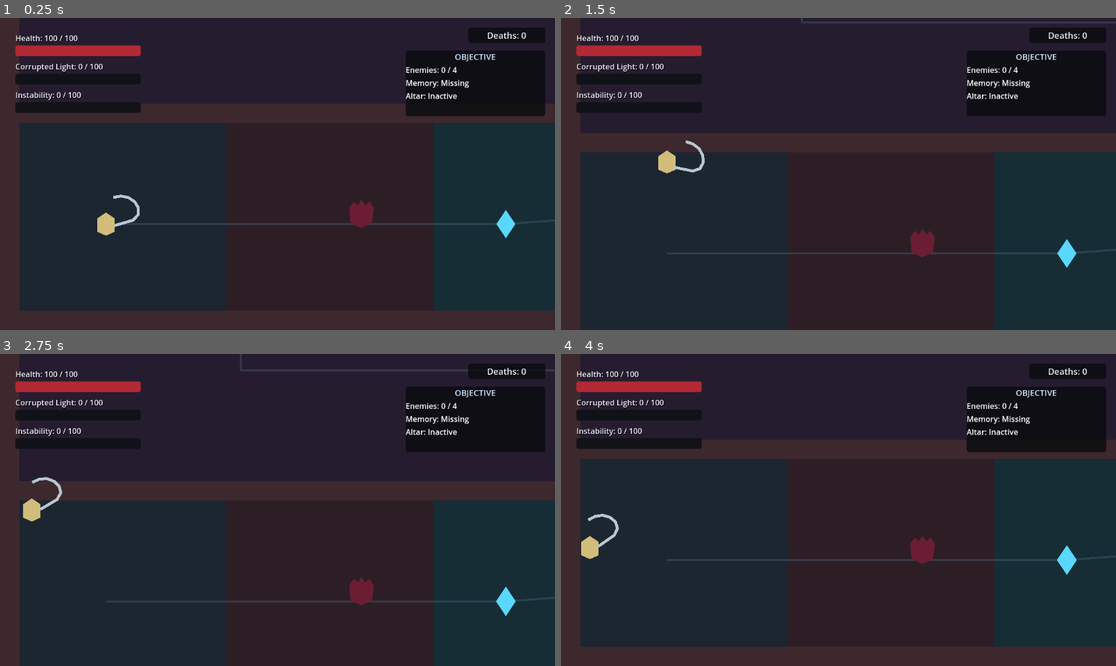
Above: before the commit, frames 1-4 (two rows, left to right).
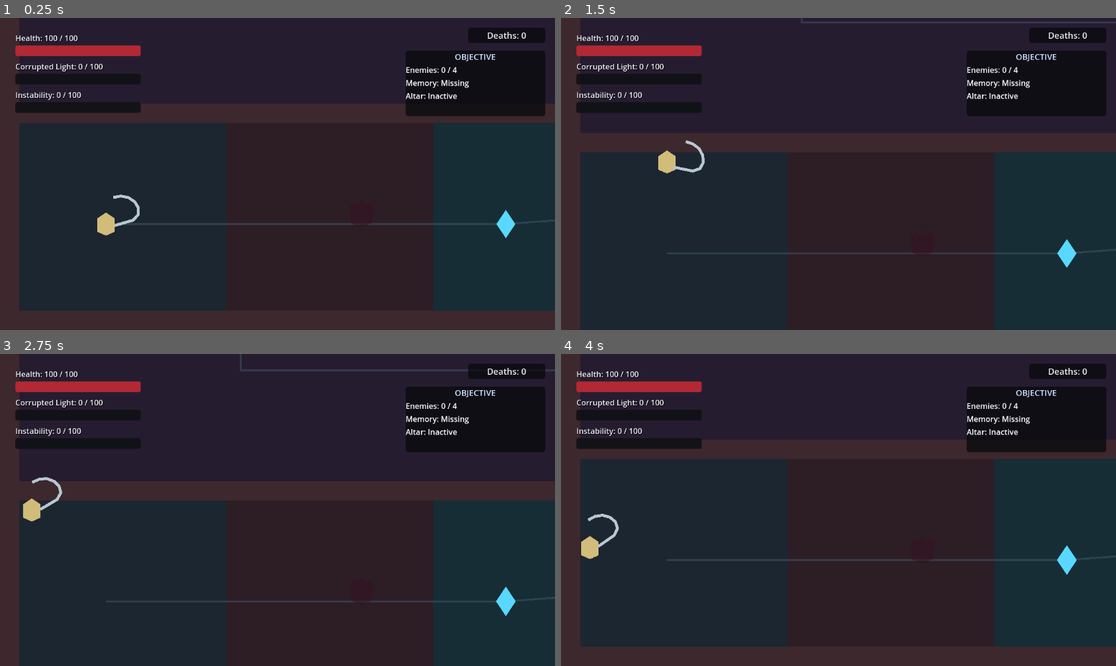
Above: after the commit, the same moments.

Repository: Fsemjr/ProjetoSolaris
Game: Godot game, scene res://scenes/levels/prototype_arena/prototype_arena.tscn
Same seed, same stepped clock (60 frames per second), same inputs: the game is played once before the commit and once after it.
Inputs (mouse positions are in pixels of both pictures, inside the frame that each line leads up to):
- Up to frame 1 (0.25 s): no input
- Up to frame 2 (1.5 s): tap Enter (restart_run) at 0.5 s; move the mouse to (810, 236) at 0.52 s; hold W (move_up) from 0.53 s (still down); click (810, 236) at 0.6 s; move the mouse to (1005, 220) at 1.27 s; tap Space (dodge) at 1.35 s
- Up to frame 3 (2.75 s): move the mouse to (111, 463) at 2.02 s; release W (move_up) at 2.03 s; hold A (move_left) from 2.03 s (still down); tap E (interact) at 2.1 s
- Up to frame 4 (4 s): move the mouse to (866, 510) at 2.77 s; click (866, 510) at 2.85 s; move the mouse to (755, 432) at 3.52 s; release A (move_left) at 3.53 s; hold S (move_down) from 3.53 s (still down); tap Space (dodge) at 3.6 s

The runs differ from the first frame. In frame 1, 0.3% of the frame differs, in the area x 62-68%, y 58-68%; in frame 2, 0.3%, in the area x 62-68%, y 67-77%; in frame 3, 0.3%; in frame 4, 0.3%.
Error after the commit: Invalid cast: could not convert value to 'StringName'. (res://scripts/world/prototype_arena.gd:261)

Commit message:
feat: add progressive enemy encounters

Diff:
--- a/autoload/game_state.gd
+++ b/autoload/game_state.gd
@@ -14,6 +14,8 @@
 )
 signal arena_exit_unlocked
 signal arena_completed
+signal encounter_activated(encounter_id: StringName)
+signal encounter_completed(encounter_id: StringName)
 
 var death_count: int = 0
 var current_respawn_position: Vector2 = Vector2.ZERO
@@ -23,6 +25,8 @@
 var defeated_enemy_spawn_ids: Array[StringName] = []
 var arena_exit_is_unlocked: bool = false
 var arena_is_completed: bool = false
+var activated_encounter_ids: Array[StringName] = []
+var completed_encounter_ids: Array[StringName] = []
 
 var _required_enemy_spawn_count: int = 0
 var _last_progress_spawn_count: int = -1
@@ -101,6 +105,39 @@
 
 func get_defeated_enemy_spawn_count() -> int:
 	return defeated_enemy_spawn_ids.size()
+
+
+func activate_encounter(encounter_id: StringName) -> bool:
+	if encounter_id == &"" or activated_encounter_ids.has(encounter_id):
+		return false
+	activated_encounter_ids.append(encounter_id)
+	encounter_activated.emit(encounter_id)
+	return true
+
+
+func complete_encounter(encounter_id: StringName) -> bool:
+	if (
+		encounter_id == &""
+		or not activated_encounter_ids.has(encounter_id)
+		or completed_encounter_ids.has(encounter_id)
+	):
+		return false
+	completed_encounter_ids.append(encounter_id)
+	encounter_completed.emit(encounter_id)
+	return true
+
+
+func is_encounter_activated(encounter_id: StringName) -> bool:
+	return encounter_id != &"" and activated_encounter_ids.has(encounter_id)
+
+
+func is_encounter_completed(encounter_id: StringName) -> bool:
+	return encounter_id != &"" and completed_encounter_ids.has(encounter_id)
+
+
+func clear_encounter_progress() -> void:
+	activated_encounter_ids.clear()
+	completed_encounter_ids.clear()
 
 
 func evaluate_arena_objective(required_spawn_count: int) -> bool:
@@ -193,3 +230,4 @@
 	clear_respawn_point()
 	clear_memories()
 	clear_arena_progress()
+	clear_encounter_progress()
--- a/scenes/levels/prototype_arena/prototype_arena.tscn
+++ b/scenes/levels/prototype_arena/prototype_arena.tscn
@@ -7,6 +7,7 @@
 [ext_resource type="PackedScene" path="res://scenes/objects/respawn_altar/respawn_altar.tscn" id="5_altar"]
 [ext_resource type="PackedScene" path="res://scenes/objects/memory_fragment/memory_fragment.tscn" id="6_memory"]
 [ext_resource type="PackedScene" path="res://scenes/objects/arena_exit/arena_exit.tscn" id="7_exit"]
+[ext_resource type="PackedScene" path="res://scenes/systems/encounter_zone/encounter_zone.tscn" id="8_encounter"]
 
 [sub_resource type="RectangleShape2D" id="RectangleShape2D_horizontal"]
 size = Vector2(2400, 40)
@@ -174,6 +175,26 @@
 
 [node name="Pickups" type="Node2D" parent="."]
 
+[node name="EncounterZones" type="Node2D" parent="."]
+
+[node name="EncounterZone01" parent="EncounterZones" instance=ExtResource("8_encounter")]
+position = Vector2(500, 1165)
+encounter_id = &"encounter_01"
+enemy_spawn_ids = Array[StringName]([&"enemy_spawn_01"])
+zone_size = Vector2(50, 390)
+
+[node name="EncounterZone02" parent="EncounterZones" instance=ExtResource("8_encounter")]
+position = Vector2(2000, 950)
+encounter_id = &"encounter_02"
+enemy_spawn_ids = Array[StringName]([&"enemy_spawn_02", &"enemy_spawn_03"])
+zone_size = Vector2(710, 60)
+
+[node name="EncounterZone03" parent="EncounterZones" instance=ExtResource("8_encounter")]
+position = Vector2(400, 450)
+encounter_id = &"encounter_03"
+enemy_spawn_ids = Array[StringName]([&"enemy_spawn_04"])
+zone_size = Vector2(700, 60)
+
 [node name="PlayerSpawn" type="Marker2D" parent="."]
 position = Vector2(220, 1180)
 
--- /dev/null
+++ b/scenes/systems/encounter_zone/encounter_zone.tscn
@@ -0,0 +1,20 @@
+[gd_scene load_steps=3 format=3]
+
+[ext_resource type="Script" path="res://scripts/systems/encounter_zone.gd" id="1_zone"]
+
+[sub_resource type="RectangleShape2D" id="Rectangle_zone"]
+size = Vector2(100, 100)
+
+[node name="EncounterZone" type="Area2D"]
+collision_layer = 0
+collision_mask = 2
+monitorable = false
+script = ExtResource("1_zone")
+
+[node name="CollisionShape2D" type="CollisionShape2D" parent="."]
+shape = SubResource("Rectangle_zone")
+
+[node name="DebugVisual" type="Polygon2D" parent="."]
+z_index = 5
+color = Color(0.2, 0.75, 1, 0.18)
+polygon = PackedVector2Array(-50, -50, 50, -50, 50, 50, -50, 50)
--- a/scenes/ui/player_hud.tscn
+++ b/scenes/ui/player_hud.tscn
@@ -200,6 +200,32 @@
 text = "Press E to interact"
 horizontal_alignment = 1
 vertical_alignment = 1
+
+[node name="EncounterMessage" type="Label" parent="."]
+visible = false
+custom_minimum_size = Vector2(300, 42)
+layout_mode = 1
+anchors_preset = 10
+anchor_right = 1.0
+offset_left = 340.0
+offset_top = 24.0
+offset_right = -340.0
+offset_bottom = 66.0
+grow_horizontal = 2
+mouse_filter = 2
+theme_override_colors/font_color = Color(0.72, 0.9, 1, 1)
+theme_override_colors/font_shadow_color = Color(0, 0, 0, 0.9)
+theme_override_constants/shadow_offset_x = 2
+theme_override_constants/shadow_offset_y = 2
+theme_override_font_sizes/font_size = 22
+theme_override_styles/normal = SubResource("StyleBoxFlat_prompt_background")
+text = "ENCOUNTER STARTED"
+horizontal_alignment = 1
+vertical_alignment = 1
+
+[node name="EncounterMessageTimer" type="Timer" parent="."]
+wait_time = 1.5
+one_shot = true
 
 [node name="ObjectivePanel" type="PanelContainer" parent="."]
 custom_minimum_size = Vector2(270, 0)
--- a/scripts/enemies/basic_returned/basic_returned.gd
+++ b/scripts/enemies/basic_returned/basic_returned.gd
@@ -39,6 +39,7 @@
 var has_died: bool = false
 var has_dropped_corrupted_light_core: bool = false
 var has_started_death_removal: bool = false
+var is_encounter_active: bool = true
 var _initial_collision_layer: int = 0
 var _initial_collision_mask: int = 0
 var _last_health: float = 0.0
@@ -90,9 +91,64 @@
 	_restore_area(attack_area, attack_area_collision, true, false, false)
 	_restore_area(attack_hitbox, attack_collision, false, false, true)
 
-	visuals.modulate = Color.WHITE
 	current_state = State.IDLE
-	set_physics_process(true)
+	set_encounter_active(is_encounter_active)
+
+
+func set_encounter_active(active: bool) -> void:
+	is_encounter_active = active
+	if current_state == State.DEAD or has_died:
+		if not active:
+			_cancel_attack()
+		return
+
+	chase_target = null
+	is_target_in_attack_range = false
+	velocity = Vector2.ZERO
+	current_state = State.IDLE
+	attack_cooldown_timer.stop()
+	attack_duration_timer.stop()
+	_end_attack_window()
+
+	if active:
+		_restore_area(
+			hurtbox_component,
+			hurtbox_collision,
+			true,
+			true,
+			false
+		)
+		_restore_area(
+			detection_area,
+			detection_collision,
+			true,
+			false,
+			false
+		)
+		_restore_area(
+			attack_area,
+			attack_area_collision,
+			true,
+			false,
+			false
+		)
+		_restore_area(
+			attack_hitbox,
+			attack_collision,
+			false,
+			false,
+			true
+		)
+		visuals.modulate = Color.WHITE
+		set_physics_process(true)
+		return
+
+	_disable_area(hurtbox_component, hurtbox_collision)
+	_disable_area(detection_area, detection_collision)
+	_disable_area(attack_area, attack_area_collision)
+	_disable_area(attack_hitbox, attack_collision)
+	visuals.modulate = Color(0.5, 0.56, 0.64, 0.5)
+	set_physics_process(false)
 
 
 func _restore_area(
@@ -108,6 +164,9 @@
 
 
 func _physics_process(_delta: float) -> void:
+	if not is_encounter_active:
+		velocity = Vector2.ZERO
+		return
 	match current_state:
 		State.CHASE:
 			_chase_player()
@@ -144,7 +203,7 @@
 
 
 func _on_detection_area_body_entered(body: Node2D) -> void:
-	if current_state == State.DEAD:
+	if not is_encounter_active or current_state == State.DEAD:
 		return
 
 	var detected_player: CharacterBody2D = body as CharacterBody2D
@@ -156,14 +215,18 @@
 
 
 func _on_detection_area_body_exited(body: Node2D) -> void:
-	if body != chase_target or current_state == State.DEAD:
+	if (
+		not is_encounter_active
+		or body != chase_target
+		or current_state == State.DEAD
+	):
 		return
 
 	_enter_idle()
 
 
 func _on_attack_area_body_entered(body: Node2D) -> void:
-	if current_state == State.DEAD:
+	if not is_encounter_active or current_state == State.DEAD:
 		return
 
 	var detected_player: CharacterBody2D = body as CharacterBody2D
@@ -177,7 +240,11 @@
 
 
 func _on_attack_area_body_exited(body: Node2D) -> void:
-	if body != chase_target or current_state == State.DEAD:
+	if (
+		not is_encounter_active
+		or body != chase_target
+		or current_state == State.DEAD
+	):
 		return
 
 	is_target_in_attack_range = false
@@ -189,7 +256,11 @@
 
 
 func _try_attack() -> void:
-	if current_state != State.ATTACK or not is_target_in_attack_range:
+	if (
+		not is_encounter_active
+		or current_state != State.ATTACK
+		or not is_target_in_attack_range
+	):
 		return
 	if not attack_cooldown_timer.is_stopped() or not attack_duration_timer.is_stopped():
 		return
--- /dev/null
+++ b/scripts/systems/encounter_zone.gd
@@ -0,0 +1,110 @@
+@tool
+class_name EncounterZone
+extends Area2D
+
+signal encounter_activated(
+	encounter_id: StringName,
+	enemy_spawn_ids: Array[StringName]
+)
+
+@export var encounter_id: StringName = &""
+@export var enemy_spawn_ids: Array[StringName] = []
+@export var activate_once: bool = true
+@export var show_debug_visual: bool = false:
+	set(value):
+		show_debug_visual = value
+		_update_debug_visibility()
+@export var zone_size: Vector2 = Vector2(100.0, 100.0):
+	set(value):
+		zone_size = Vector2(
+			maxf(value.x, 1.0),
+			maxf(value.y, 1.0)
+		)
+		_update_zone_geometry()
+
+var has_activated: bool = false
+
+
+func _ready() -> void:
+	_update_zone_geometry()
+	_update_debug_visibility()
+	if Engine.is_editor_hint():
+		return
+	body_entered.connect(_on_body_entered)
+	if GameState == null or not is_instance_valid(GameState):
+		push_error("EncounterZone requires the GameState Autoload.")
+		_disable_zone()
+		return
+	if encounter_id == &"" or enemy_spawn_ids.is_empty():
+		push_error("EncounterZone requires an ID and enemy spawn IDs.")
+		_disable_zone()
+		return
+	has_activated = GameState.is_encounter_activated(encounter_id)
+	if has_activated and activate_once:
+		_disable_zone()
+
+
+func _on_body_entered(body: Node2D) -> void:
+	if has_activated and activate_once:
+		return
+	var player: CharacterBody2D = body as CharacterBody2D
+	if player == null:
+		return
+	if not GameState.activate_encounter(encounter_id):
+		has_activated = GameState.is_encounter_activated(encounter_id)
+		if has_activated and activate_once:
+			_disable_zone()
+		return
+
+	has_activated = true
+	var activated_spawn_ids: Array[StringName] = (
+		enemy_spawn_ids.duplicate()
+	)
+	encounter_activated.emit(encounter_id, activated_spawn_ids)
+	if activate_once:
+		_disable_zone()
+
+
+func _disable_zone() -> void:
+	set_deferred(&"monitoring", false)
+	var collision: CollisionShape2D = get_node_or_null(
+		^"CollisionShape2D"
+	) as CollisionShape2D
+	if collision != null:
+		collision.set_deferred(&"disabled", true)
+
+
+func _update_zone_geometry() -> void:
+	var collision: CollisionShape2D = get_node_or_null(
+		^"CollisionShape2D"
+	) as CollisionShape2D
+	if collision != null and collision.shape is RectangleShape2D:
+		var rectangle: RectangleShape2D = (
+			collision.shape.duplicate() as RectangleShape2D
+		)
+		rectangle.size = zone_size
+		collision.shape = rectangle
+
+	var debug_visual: Polygon2D = get_node_or_null(
+		^"DebugVisual"
+	) as Polygon2D
+	if debug_visual == null:
+		return
+	var half_size: Vector2 = zone_size * 0.5
+	debug_visual.polygon = PackedVector2Array([
+		Vector2(-half_size.x, -half_size.y),
+		Vector2(half_size.x, -half_size.y),
+		Vector2(half_size.x, half_size.y),
+		Vector2(-half_size.x, half_size.y),
+	])
+
+
+func _update_debug_visibility() -> void:
+	var debug_visual: Polygon2D = get_node_or_null(
+		^"DebugVisual"
+	) as Polygon2D
+	if debug_visual != null:
+		debug_visual.visible = (
+			Engine.is_editor_hint()
+			or show_debug_visual
+		)
--- a/scripts/ui/player_hud.gd
+++ b/scripts/ui/player_hud.gd
@@ -29,6 +29,8 @@
 )
 @onready var death_counter_label: Label = $DeathCounterLabel
 @onready var interaction_prompt: Label = $InteractionPrompt
+@onready var encounter_message: Label = $EncounterMessage
+@onready var encounter_message_timer: Timer = $EncounterMessageTimer
 @onready var death_overlay: ColorRect = $DeathOverlay
 @onready var death_message: Label = $DeathOverlay/DeathMessage
 @onready var objective_title: Label = $ObjectivePanel/ObjectiveContent/Title
@@ -75,6 +77,8 @@
 	death_overlay.modulate.a = 0.0
 	death_overlay.hide()
 	completion_overlay.hide()
+	_hide_encounter_message()
+	encounter_message_timer.timeout.connect(_hide_encounter_message)
 	if GameState != null and is_instance_valid(GameState):
 		if not GameState.death_count_changed.is_connected(
 			_on_death_count_changed
@@ -98,6 +102,18 @@
 			_on_arena_completed
 		):
 			GameState.arena_completed.connect(_on_arena_completed)
+		if not GameState.encounter_activated.is_connected(
+			_on_encounter_activated
+		):
+			GameState.encounter_activated.connect(
+				_on_encounter_activated
+			)
+		if not GameState.encounter_completed.is_connected(
+			_on_encounter_completed
+		):
+			GameState.encounter_completed.connect(
+				_on_encounter_completed
+			)
 		_on_death_count_changed(GameState.death_count)
 		_on_objective_progress_changed(
 			GameState.get_defeated_enemy_spawn_count(),
@@ -148,6 +164,7 @@
 
 
 func _on_player_died() -> void:
+	_hide_encounter_message()
 	_stop_instability_effect()
 	_replace_death_transition()
 	death_overlay.show()
@@ -479,9 +496,32 @@
 
 
 func _on_arena_completed() -> void:
+	_hide_encounter_message()
 	_hide_interaction_prompt()
 	death_overlay.hide()
 	completion_overlay.show()
+
+
+func _on_encounter_activated(_encounter_id: StringName) -> void:
+	_show_encounter_message("ENCOUNTER STARTED")
+
+
+func _on_encounter_completed(_encounter_id: StringName) -> void:
+	_show_encounter_message("ENCOUNTER CLEARED")
+
+
+func _show_encounter_message(message: String) -> void:
+	if death_overlay.visible or completion_overlay.visible:
+		return
+	encounter_message_timer.stop()
+	encounter_message.text = message
+	encounter_message.show()
+	encounter_message_timer.start()
+
+
+func _hide_encounter_message() -> void:
+	encounter_message_timer.stop()
+	encounter_message.hide()
 
 
 func _unhandled_input(event: InputEvent) -> void:
@@ -826,3 +866,15 @@
 			)
 		if GameState.arena_completed.is_connected(_on_arena_completed):
 			GameState.arena_completed.disconnect(_on_arena_completed)
+		if GameState.encounter_activated.is_connected(
+			_on_encounter_activated
+		):
+			GameState.encounter_activated.disconnect(
+				_on_encounter_activated
+			)
+		if GameState.encounter_completed.is_connected(
+			_on_encounter_completed
+		):
+			GameState.encounter_completed.disconnect(
+				_on_encounter_completed
+			)
--- a/scripts/world/prototype_arena.gd
+++ b/scripts/world/prototype_arena.gd
@@ -3,11 +3,14 @@
 @onready var entities: Node2D = $Entities
 @onready var objects: Node2D = $Objects
 @onready var pickups: Node2D = $Pickups
+@onready var encounter_zones: Node2D = $EncounterZones
 @onready var player: CharacterBody2D = $Entities/Player
 @onready var player_spawn: Marker2D = $PlayerSpawn
 @onready var player_hud: PlayerHUD = $CanvasLayer/PlayerHUD
 
 var _common_enemy_spawns: Array[Dictionary] = []
+var _encounter_spawn_ids: Dictionary = {}
+var _spawn_encounter_ids: Dictionary = {}
 
 const REQUIRED_ENEMY_SPAWN_COUNT: int = 4
 
@@ -39,8 +42,10 @@
 			player_hud.observe_arena_exit(arena_exit)
 
 	_register_common_enemy_spawns()
+	_configure_encounters()
 	for entity: Node in entities.get_children():
 		_connect_enemy_signals(entity)
+	_evaluate_all_encounter_completions()
 	_evaluate_arena_objective()
 
 
@@ -126,6 +131,10 @@
 			Transform2D.IDENTITY
 		)
 		enemy.call(&"reset_enemy", spawn_transform)
+		_apply_enemy_encounter_state(
+			enemy,
+			spawn.get("id", &"") as StringName
+		)
 
 
 func _connect_enemy_signals(entity: Node) -> void:
@@ -170,6 +179,7 @@
 	if spawn_id != &"":
 		if GameState.register_defeated_enemy_spawn(spawn_id):
 			_evaluate_arena_objective()
+			_evaluate_encounter_completion_for_spawn(spawn_id)
 	if not enemy.has_method(&"claim_corrupted_light_core_scene"):
 		return
 
@@ -200,6 +210,142 @@
 		if is_instance_valid(enemy_value) and enemy_value == enemy:
 			return spawn.get("id", &"") as StringName
 	return &""
+
+
+func _configure_encounters() -> void:
+	for child: Node in encounter_zones.get_children():
+		var zone: EncounterZone = child as EncounterZone
+		if zone == null:
+			continue
+		if zone.encounter_id == &"" or zone.enemy_spawn_ids.is_empty():
+			push_error("EncounterZone requires an ID and spawn IDs.")
+			continue
+		if _encounter_spawn_ids.has(zone.encounter_id):
+			push_error("Encounter IDs must be unique.")
+			continue
+
+		var valid_spawn_ids: Array[StringName] = []
+		for spawn_id: StringName in zone.enemy_spawn_ids:
+			if spawn_id == &"" or not _has_registered_spawn(spawn_id):
+				push_error("EncounterZone references an invalid spawn ID.")
+				continue
+			if _spawn_encounter_ids.has(spawn_id):
+				push_error("Enemy spawn belongs to more than one encounter.")
+				continue
+			valid_spawn_ids.append(spawn_id)
+			_spawn_encounter_ids[spawn_id] = zone.encounter_id
+
+		if valid_spawn_ids.is_empty():
+			push_error("EncounterZone has no valid registered spawns.")
+			continue
+		_encounter_spawn_ids[zone.encounter_id] = valid_spawn_ids
+		if not zone.encounter_activated.is_connected(
+			_on_encounter_zone_activated
+		):
+			zone.encounter_activated.connect(
+				_on_encounter_zone_activated
+			)
+
+	for spawn: Dictionary in _common_enemy_spawns:
+		var enemy_value: Variant = spawn.get("enemy")
+		if not is_instance_valid(enemy_value):
+			continue
+		_apply_enemy_encounter_state(
+			enemy_value as Node2D,
+			spawn.get("id", &"") as StringName
+		)
+
+
+func _has_registered_spawn(spawn_id: StringName) -> bool:
+	for spawn: Dictionary in _common_enemy_spawns:
+		if spawn.get("id", &"") as StringName == spawn_id:
+			return true
+	return false
+
+
+func _on_encounter_zone_activated(
+	encounter_id: StringName,
+	_enemy_spawn_ids: Array[StringName]
+) -> void:
+	var spawn_ids: Array[StringName] = _get_encounter_spawn_ids(
+		encounter_id
+	)
+	for spawn_id: StringName in spawn_ids:
+		var enemy: Node2D = _find_enemy_for_spawn(spawn_id)
+		if enemy != null:
+			_apply_enemy_encounter_state(enemy, spawn_id)
+	_evaluate_encounter_completion(encounter_id)
+
+
+func _find_enemy_for_spawn(spawn_id: StringName) -> Node2D:
+	for spawn: Dictionary in _common_enemy_spawns:
+		if spawn.get("id", &"") as StringName != spawn_id:
+			continue
+		var enemy_value: Variant = spawn.get("enemy")
+		if is_instance_valid(enemy_value):
+			return enemy_value as Node2D
+	return null
+
+
+func _apply_enemy_encounter_state(
+	enemy: Node2D,
+	spawn_id: StringName
+) -> void:
+	if enemy == null or not enemy.has_method(&"set_encounter_active"):
+		push_error("Common enemy requires set_encounter_active().")
+		return
+	var encounter_id: StringName = (
+		_spawn_encounter_ids.get(spawn_id, &"") as StringName
+	)
+	var active: bool = (
+		encounter_id != &""
+		and GameState.is_encounter_activated(encounter_id)
+	)
+	enemy.call(&"set_encounter_active", active)
+
+
+func _evaluate_encounter_completion_for_spawn(
+	spawn_id: StringName
+) -> void:
+	var encounter_id: StringName = (
+		_spawn_encounter_ids.get(spawn_id, &"") as StringName
+	)
+	if encounter_id != &"":
+		_evaluate_encounter_completion(encounter_id)
+
+
+func _evaluate_all_encounter_completions() -> void:
+	for encounter_id_value: Variant in _encounter_spawn_ids.keys():
+		_evaluate_encounter_completion(
+			encounter_id_value as StringName
+		)
+
+
+func _evaluate_encounter_completion(
+	encounter_id: StringName
+) -> void:
+	if (
+		not GameState.is_encounter_activated(encounter_id)
+		or GameState.is_encounter_completed(encounter_id)
+	):
+		return
+	for spawn_id: StringName in _get_encounter_spawn_ids(encounter_id):
+		if not GameState.has_defeated_enemy_spawn(spawn_id):
+			return
+	GameState.complete_encounter(encounter_id)
+
+
+func _get_encounter_spawn_ids(
+	encounter_id: StringName
+) -> Array[StringName]:
+	var stored_value: Variant = _encounter_spawn_ids.get(
+		encounter_id,
+		[]
+	)
+	if stored_value is Array[StringName]:
+		return stored_value as Array[StringName]
+	var spawn_ids: Array[StringName] = []
+	return spawn_ids
 
 
 func _connect_objective_signals() -> void:
Not shown: 1 places in scenes/levels/prototype_arena/prototype_arena.tscn that only renumber resources
Not shown, added: scripts/systems/encounter_zone.gd.uid
Not shown, added: ENCOUNTER_FLOW.md
Not shown, changed: TASKS.md
